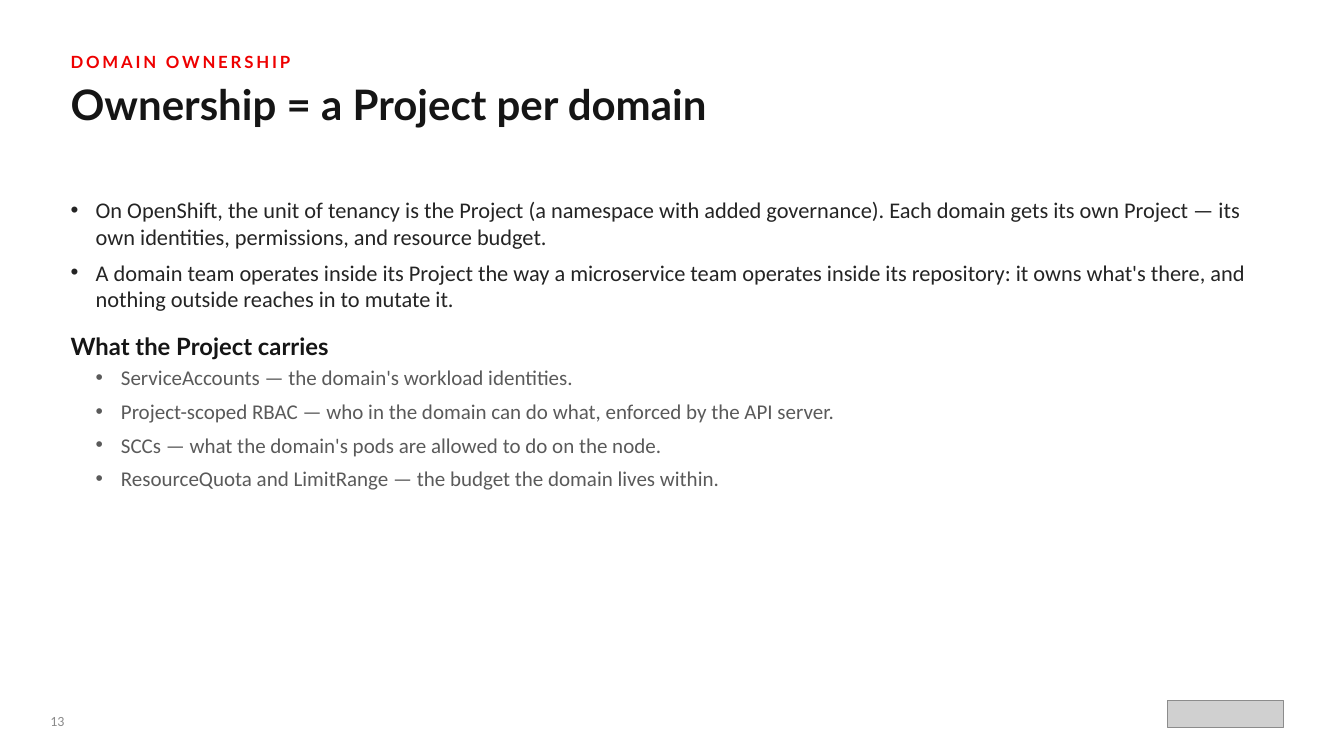
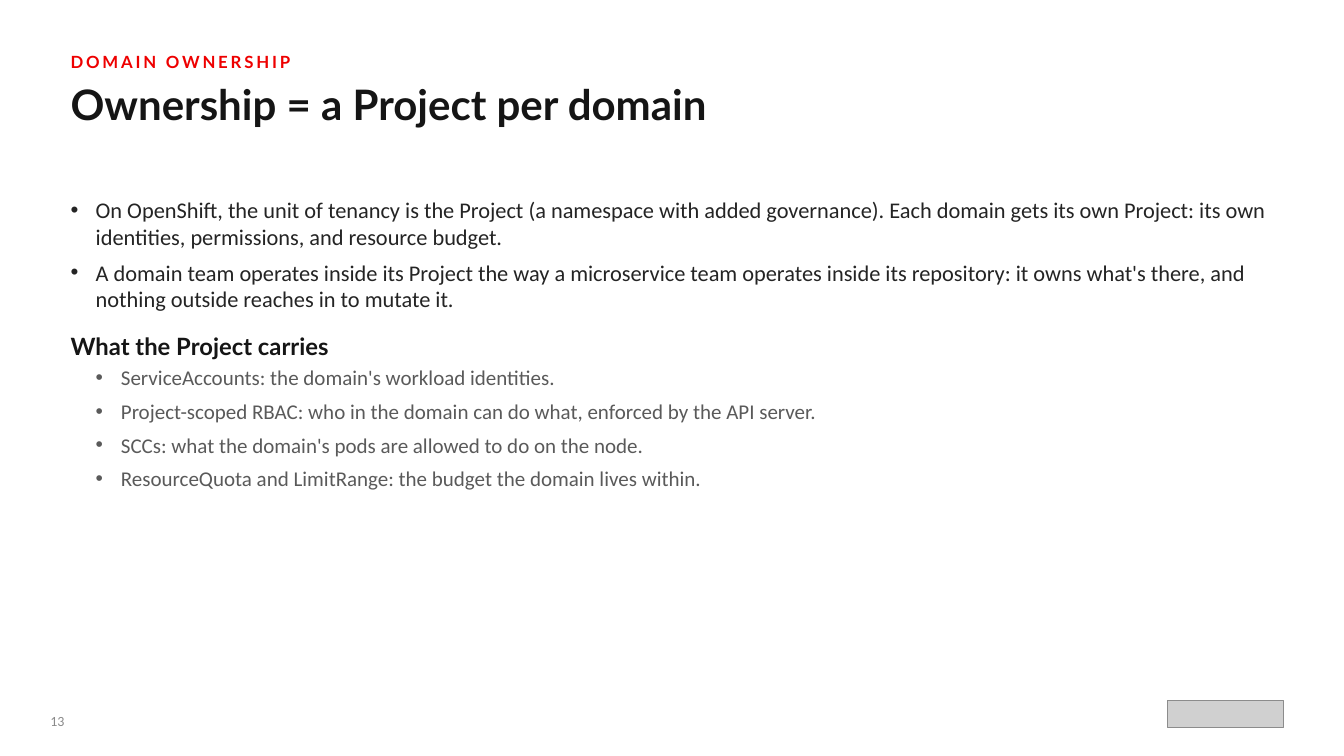
Before and after one commit to patterncatalyst/datamesh-reference-arch-python, a slide deck: slide 14 of presentation/data-mesh-openshift/Data_Mesh_on_OpenShift.pptx. Drawn at 1344x756 pixels with LibreOffice and Linux fonts; fonts in the diff are those of the drawing; grey boxes stand for pictures. Boxes give left, top, right and bottom in pixels: in the first picture for what was removed or moved away, otherwise in the second. Text is boxed around its words. In the diff, an @@ line names an element or a change of style, - is before the commit and + after.

Commit message:
docs(deck): professional-voice pass on the data-mesh decks
Remove em dashes, chapter/section cross-references, and ban-tier verbal
tics (deliberately, earns its place, load-bearing, worth noticing, honest,
on purpose, not a toy, rest of this deck) from The Data Mesh 101 and
Data Mesh on OpenShift pptxgenjs sources, then rebuild both decks.

```diff
--- a/presentation/data-mesh-openshift/Data_Mesh_on_OpenShift.pptx
+++ b/presentation/data-mesh-openshift/Data_Mesh_on_OpenShift.pptx
@@ text at bbox=[96, 202, 1265, 249]: text changed @@
-• On OpenShift, the unit of tenancy is the Project (a namespace with added governance). Each domain gets its own Project — its own identities, permissions, and resource budget.
+• On OpenShift, the unit of tenancy is the Project (a namespace with added governance). Each domain gets its own Project: its own identities, permissions, and resource budget.
@@ text at bbox=[121, 370, 815, 490]: text changed @@
-  • ServiceAccounts — the domain's workload identities.
-  • Project-scoped RBAC — who in the domain can do what, enforced by the API server.
-  • SCCs — what the domain's pods are allowed to do on the node.
-  • ResourceQuota and LimitRange — the budget the domain lives within.
+  • ServiceAccounts: the domain's workload identities.
+  • Project-scoped RBAC: who in the domain can do what, enforced by the API server.
+  • SCCs: what the domain's pods are allowed to do on the node.
+  • ResourceQuota and LimitRange: the budget the domain lives within.
```
Also in this commit, not shown: 53 other slides changed, 4 other files.
